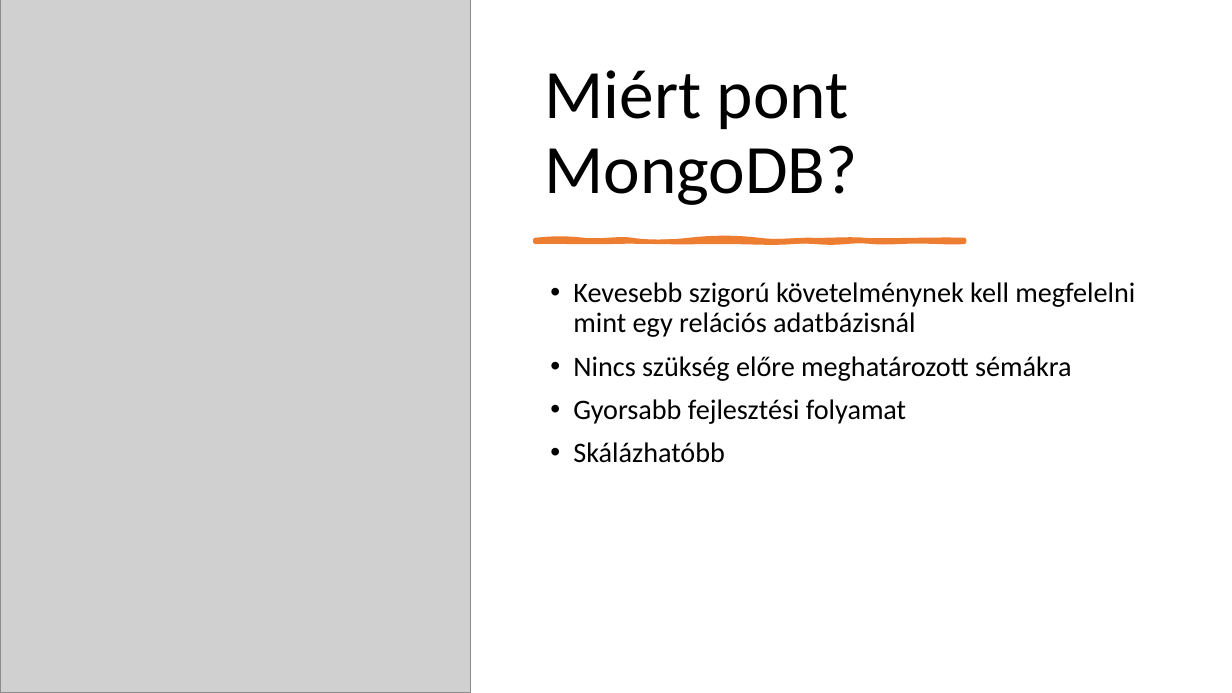
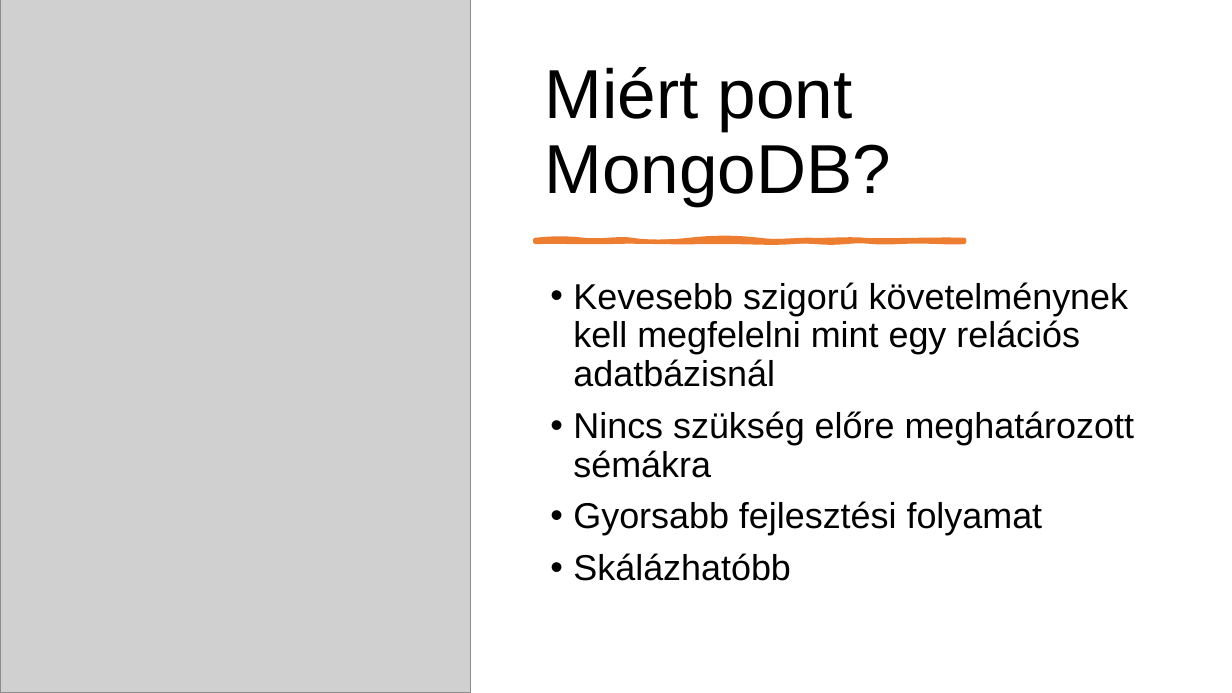
Before and after one commit to SzigetvariMark/pcweb, a slide deck: slide 12 of Bemutato.pptx (slide 3 before the commit). Drawn at 1232x693 pixels with LibreOffice and Linux fonts; fonts in the diff are those of the drawing; grey boxes stand for pictures. Boxes give left, top, right and bottom in pixels: in the first picture for what was removed or moved away, otherwise in the second. Text is boxed around its words. In the diff, an @@ line names an element or a change of style, - is before the commit and + after.

```diff
--- a/Bemutato.pptx
+++ b/Bemutato.pptx
@@ title "Miért pont MongoDB?" at (x1=545, y1=67, x2=892, y2=206): font Calibri to Arial @@
@@ text "Kevesebb szigorú követelménynek kell megfelelni ..." at (x1=573, y1=282, x2=1134, y2=581): size 22 to 28 pt, font Calibri to Arial @@
```
Also in this commit, not shown: 4 other slides changed, 8 slides added.
